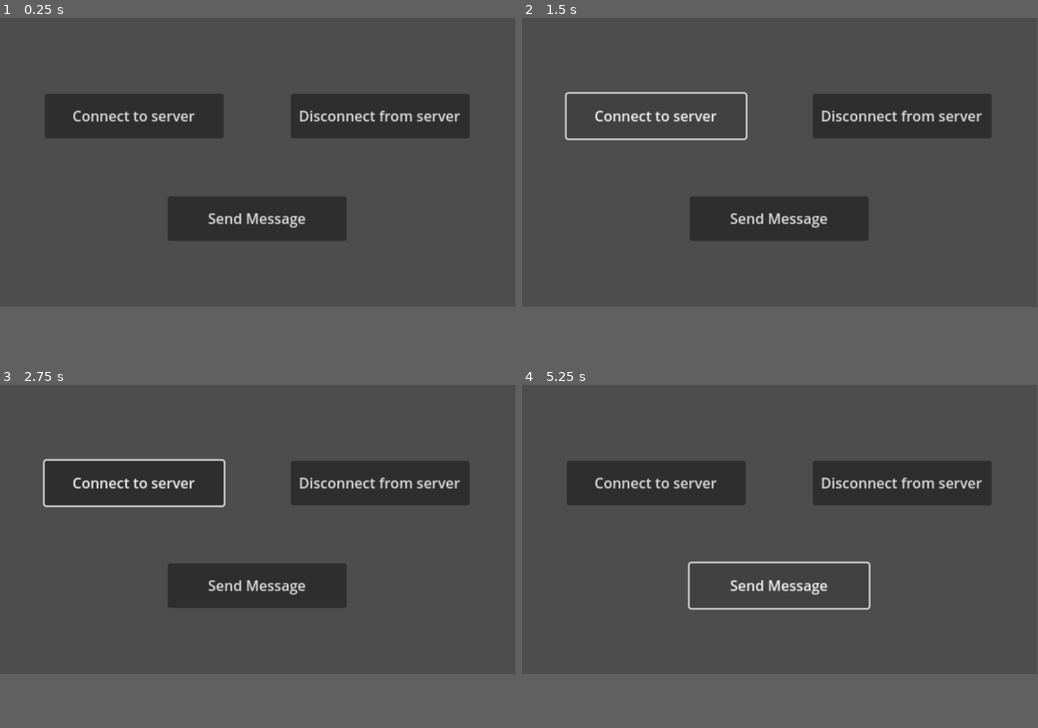
Above: before the commit, frames 1-4 (two rows, left to right).
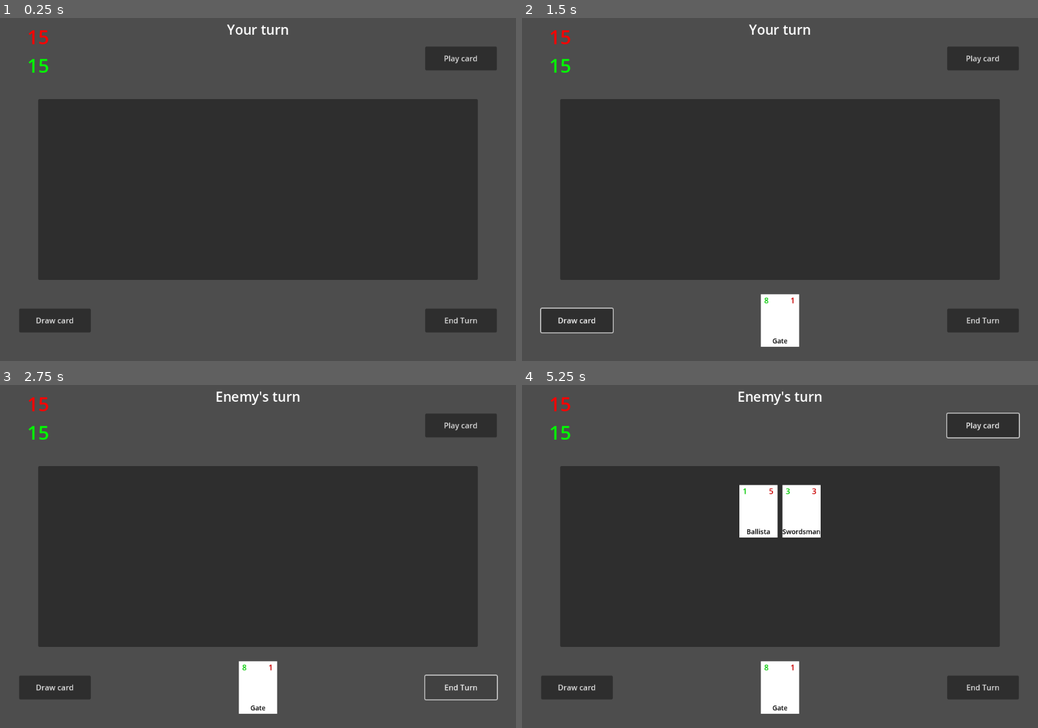
Above: after the commit, the same moments.

Repository: niki122121/GodotBackEnd
Game: Godot game, scene res://game_match.tscn
Two runs of this game, one before a commit and one after it. Both use one fixed random seed, a clock stepped at 60 frames per second and the inputs below. Before the commit the project starts from res://control.tscn.
Inputs (mouse positions are in pixels of both pictures, inside the frame that each line leads up to):
- Up to frame 1 (0.25 s): no input
- Up to frame 2 (1.5 s): click (578, 271) at 0.5 s, where only the run after the commit has a clickable "Draw card"; click (656, 117) at 1.25 s, where only the run before the commit has a clickable "Connect to server"
- Up to frame 3 (2.75 s): click (459, 638) at 2 s, where only the run after the commit has a clickable "End Turn"
- Up to frame 4 (5.25 s): click (903, 484) at 2.75 s, where only the run before the commit has a clickable "Disconnect from server"; click (981, 419) at 3.5 s, where only the run after the commit has a clickable "Play card"; click (981, 419) at 4.25 s, where only the run after the commit has a clickable "Play card"; click (780, 587) at 5 s, where only the run before the commit has a clickable "Send Message"
In our replay, the window is 799x449 before the commit and 800x533 after it. These sizes can differ from the game's own. Grey fills any space a smaller window leaves; there, only what the larger window draws over its background counts as a difference.

The runs differ from the first frame. In frame 1, 38% of the frame differs, in the area x 3-97%, y 1-92%; in frame 2, 39%; in frame 3, 38%; in frame 4, 39%, in the area x 3-97%, y 1-96%.

Commit message:
Base product

Diff:
--- /dev/null
+++ b/Client/card_movement.gd
@@ -0,0 +1,54 @@
+extends Control
+
+
+var _clickable = true
+var _is_held = false
+var _over_battlefield = false
+var _original_position: Vector2
+var _mouse_offset: Vector2
+var _play_left_side = false
+
+
+func _on_gui_input(event: InputEvent) -> void:
+	if _clickable:
+		if event is InputEventMouseButton:
+			if event.button_index == MOUSE_BUTTON_LEFT:
+				if not _is_held and event.pressed:
+					card_clicked()
+				elif _is_held and not event.pressed:
+					card_released()
+
+		if event is InputEventMouseMotion and _is_held:
+			global_position = get_global_mouse_position() - _mouse_offset
+
+
+func card_clicked() -> void:
+	_is_held = true
+	_original_position = global_position
+	_mouse_offset = get_global_mouse_position() - global_position
+	#print("pressed")
+
+
+func card_released() -> void:
+	_is_held = false
+	if _over_battlefield:
+		#print("battle")
+		reparent($"../../PlayerBoard")
+		if _play_left_side:
+			get_parent().move_child(self, 0)
+		_clickable = false
+	else:
+		global_position = _original_position
+	#print("released")
+
+
+func _on_area_entered(area: Area2D) -> void:
+	_over_battlefield = true
+	if area.get_name() == "BattlefieldLeft":
+		_play_left_side = true
+	if area.get_name() == "BattlefieldRight":
+		_play_left_side = false
+
+
+func _on_area_exited(_area: Area2D) -> void:
+	_over_battlefield = false
--- /dev/null
+++ b/Client/card_object.tscn
@@ -0,0 +1,76 @@
+[gd_scene load_steps=4 format=3 uid="uid://b2d6b82tf77sq"]
+
+[ext_resource type="Script" uid="uid://btxf4gtbihfrw" path="res://card_movement.gd" id="1_vkm0a"]
+[ext_resource type="Script" uid="uid://ci4w0m6ssqnv4" path="res://card_stats.gd" id="2_v8pv7"]
+
+[sub_resource type="RectangleShape2D" id="RectangleShape2D_fm1tr"]
+size = Vector2(80, 110)
+
+[node name="CardObject" type="Control"]
+custom_minimum_size = Vector2(80, 110)
+layout_mode = 3
+anchors_preset = 0
+offset_right = 80.0
+offset_bottom = 110.0
+script = ExtResource("1_vkm0a")
+
+[node name="CardStats" type="Node" parent="."]
+script = ExtResource("2_v8pv7")
+
+[node name="ColorRect" type="ColorRect" parent="."]
+layout_mode = 1
+anchors_preset = 15
+anchor_right = 1.0
+anchor_bottom = 1.0
+grow_horizontal = 2
+grow_vertical = 2
+mouse_filter = 2
+
+[node name="Area2D" type="Area2D" parent="."]
+collision_mask = 2
+monitorable = false
+
+[node name="CollisionShape2D" type="CollisionShape2D" parent="Area2D"]
+position = Vector2(40, 55)
+shape = SubResource("RectangleShape2D_fm1tr")
+
+[node name="Health" type="Label" parent="."]
+layout_mode = 1
+offset_right = 25.0
+offset_bottom = 25.0
+theme_override_colors/font_color = Color(0, 0.7885199, 0, 1)
+text = "0"
+horizontal_alignment = 1
+vertical_alignment = 1
+
+[node name="Attack" type="Label" parent="."]
+layout_mode = 1
+anchors_preset = 1
+anchor_left = 1.0
+anchor_right = 1.0
+offset_left = -25.0
+offset_bottom = 25.0
+grow_horizontal = 0
+theme_override_colors/font_color = Color(0.7882353, 0, 0, 1)
+text = "0"
+horizontal_alignment = 1
+vertical_alignment = 1
+
+[node name="Title" type="Label" parent="."]
+layout_mode = 1
+anchors_preset = 12
+anchor_top = 1.0
+anchor_right = 1.0
+anchor_bottom = 1.0
+offset_top = -23.0
+grow_horizontal = 2
+grow_vertical = 0
+theme_override_colors/font_color = Color(0, 0, 0, 1)
+theme_override_font_sizes/font_size = 14
+text = "Generic"
+horizontal_alignment = 1
+vertical_alignment = 1
+
+[connection signal="gui_input" from="." to="." method="_on_gui_input"]
+[connection signal="area_entered" from="Area2D" to="." method="_on_area_entered"]
+[connection signal="area_exited" from="Area2D" to="." method="_on_area_exited"]
--- /dev/null
+++ b/Client/card_stats.gd
@@ -0,0 +1,25 @@
+extends Node
+
+class_name CardStats
+
+
+@export var health: int = 0
+@export var attack: int = 0
+@export var title: String = "Generic"
+
+@onready var health_label: Label = $"../Health"
+@onready var attack_label: Label = $"../Attack"
+@onready var title_label: Label = $"../Title"
+
+
+func _ready() -> void:
+	health_label.text = str(health)
+	attack_label.text = str(attack)
+	title_label.text = title
+
+
+
+func change_health(amount) -> void:
+	health += amount
+	health = clamp(health, 0, 99)
+	health_label.text = str(health)
--- /dev/null
+++ b/Client/cards/test_card_1.tscn
@@ -0,0 +1,10 @@
+[gd_scene load_steps=2 format=3 uid="uid://cvnbjk2yjy5yw"]
+
+[ext_resource type="PackedScene" uid="uid://b2d6b82tf77sq" path="res://card_object.tscn" id="1_1hajh"]
+
+[node name="CardObject" instance=ExtResource("1_1hajh")]
+
+[node name="CardStats" parent="." index="0"]
+health = 3
+attack = 3
+title = "Swordsman"
--- /dev/null
+++ b/Client/cards/test_card_2.tscn
@@ -0,0 +1,10 @@
+[gd_scene load_steps=2 format=3 uid="uid://3b0fjbrmx1hu"]
+
+[ext_resource type="PackedScene" uid="uid://b2d6b82tf77sq" path="res://card_object.tscn" id="1_hllrb"]
+
+[node name="CardObject" instance=ExtResource("1_hllrb")]
+
+[node name="CardStats" parent="." index="0"]
+health = 8
+attack = 1
+title = "Gate"
--- /dev/null
+++ b/Client/cards/test_card_3.tscn
@@ -0,0 +1,10 @@
+[gd_scene load_steps=2 format=3 uid="uid://q0svw6ohpu0k"]
+
+[ext_resource type="PackedScene" uid="uid://b2d6b82tf77sq" path="res://card_object.tscn" id="1_o2h6f"]
+
+[node name="CardObject" instance=ExtResource("1_o2h6f")]
+
+[node name="CardStats" parent="." index="0"]
+health = 1
+attack = 5
+title = "Ballista"
--- /dev/null
+++ b/Client/cards/test_card_4.tscn
@@ -0,0 +1,10 @@
+[gd_scene load_steps=2 format=3 uid="uid://cp15k2qlmnttp"]
+
+[ext_resource type="PackedScene" uid="uid://b2d6b82tf77sq" path="res://card_object.tscn" id="1_odym6"]
+
+[node name="CardObject" instance=ExtResource("1_odym6")]
+
+[node name="CardStats" parent="." index="0"]
+health = 4
+attack = 2
+title = "Spearman"
--- a/Client/client.gd
+++ b/Client/client.gd
@@ -7,35 +7,37 @@
 
 var _status: int = 0
 var _stream: StreamPeerTCP = StreamPeerTCP.new()
-
+var _secureStream: StreamPeerTLS = StreamPeerTLS.new()
+var _trusted_certificate: X509Certificate = X509Certificate.new()
+var _tls_options: TLSOptions
 func _ready() -> void:
-	#_status = _stream.get_status()
-	#print(_status)
-	pass
+	_trusted_certificate.load("C:/Users/Gonza/Desktop/Curro/SSH/realmweaver.etsii.urjc.es.pem")
+	_tls_options = TLSOptions.client(_trusted_certificate)
 
 func _process(_delta: float) -> void:
-	var new_status: int = _stream.get_status()
+	var new_status: int = _secureStream.get_status()
 	if new_status != _status:
 		_status = new_status
 		print("New status: ", _status)
 		match _status:
-			_stream.STATUS_NONE:
+			_secureStream.STATUS_DISCONNECTED:
 				print("Disconnected from host.")
 				disconnected.emit()
-			_stream.STATUS_CONNECTING:
-				print("Connecting to host.")
-			_stream.STATUS_CONNECTED:
+			_secureStream.STATUS_CONNECTED:
 				print("Connected to host.")
 				connected.emit()
-			_stream.STATUS_ERROR:
+			_secureStream.STATUS_ERROR:
 				print("Error with socket stream.")
 				error.emit()
+			_secureStream.STATUS_ERROR_HOSTNAME_MISMATCH:
+				print("Error Hostname Mismatch.")
+				error.emit()
 
-	if _status == _stream.STATUS_CONNECTED:
+	if _status == _secureStream.STATUS_CONNECTED:
 		var available_bytes: int = _stream.get_available_bytes()
 		if available_bytes > 0:
-			#print("available bytes: ", available_bytes)
-			var data: Array = _stream.get_partial_data(available_bytes)
+			print("available bytes: ", available_bytes)
+			var data: Array = _secureStream.get_partial_data(available_bytes)
 			# Check for read error.
 			if data[0] != OK:
 				print("Error getting data from stream: ", data[0])
@@ -47,26 +49,41 @@
 func connect_to_host(host: String, port: int) -> void:
 	print("Connecting to %s:%d" % [host, port])
 	# Reset status so we can tell if it changes to error again.
-	_status = _stream.STATUS_NONE
-	if _stream.connect_to_host(host, port) != OK:
-		print("Error connecting to host.")
+	_status = _secureStream.STATUS_DISCONNECTED
+	_stream.connect_to_host(host, port)
+	_stream.poll()
+	while _stream.get_status() != 2: #and cycles/timer (to prevent softlock)
+		_stream.poll()
+	print("connecting via TLS")
+	if _secureStream.connect_to_stream(_stream, "realmweaver.etsii.urjc.es", _tls_options) != OK:
+	#if _stream.connect_to_host(host, port) != OK:
+		print("Error connecting to host")
 		error.emit()
 	else:
-		_stream.poll()
-		#print("Connected to ", _stream.get_connected_host(), ":", _stream.get_connected_port(), " with status ", _stream.get_status())
-		if _stream.get_status() == 2:
+		var test = 0
+		_secureStream.poll()
+		while _secureStream.get_status() != 2 and test < 100000:
+			_secureStream.poll()
+			#test += 1
+			#if test % 100 == 0:
+				#print("Cycle ", test, "; status = ", _secureStream.get_status())
+		if _secureStream.get_status() == 2:
 			connected.emit()
+		else:
+			print("ERROR: Can not connect to server, reason unknown.")
+			error.emit();
 
 func disconnect_from_host() -> void:
 	print("Ending connection.")
+	_secureStream.disconnect_from_stream()
 	_stream.disconnect_from_host()
 	disconnected.emit()
 
 func send(data: PackedByteArray) -> bool:
-	if _status != _stream.STATUS_CONNECTED:
+	if _status != _secureStream.STATUS_CONNECTED:
 		print("Error: Stream is not currently connected.")
 		return false
-	var message: int = _stream.put_data(data)
+	var message: int = _secureStream.put_data(data)
 	if message != OK:
 		print("Error writing to stream: ", message)
 		return false
--- a/Client/control.tscn
+++ b/Client/debug_server.tscn
@@ -1,8 +1,8 @@
-[gd_scene load_steps=2 format=3 uid="uid://c421gsy5c3qk0"]
+[gd_scene load_steps=2 format=3 uid="uid://bhv4w228qhbqk"]
 
-[ext_resource type="Script" uid="uid://dsrtk5nsjf4yo" path="res://handler.gd" id="1_0fbet"]
+[ext_resource type="Script" uid="uid://dsrtk5nsjf4yo" path="res://handler.gd" id="1_7l2a2"]
 
-[node name="Control" type="Control"]
+[node name="DebugServer" type="Control"]
 layout_mode = 3
 anchors_preset = 15
 anchor_right = 1.0
@@ -12,10 +12,10 @@
 
 [node name="SendMessageButton" type="Button" parent="."]
 layout_mode = 0
-offset_left = 375.0
-offset_top = 400.0
-offset_right = 575.0
-offset_bottom = 450.0
+offset_left = 340.0
+offset_top = 485.0
+offset_right = 540.0
+offset_bottom = 535.0
 scale = Vector2(2, 2)
 text = "Send Message"
 
@@ -37,10 +37,8 @@
 scale = Vector2(2, 2)
 text = "Disconnect from server"
 
-[node name="Client" type="Node" parent="."]
-
 [node name="Handler" type="Node" parent="."]
-script = ExtResource("1_0fbet")
+script = ExtResource("1_7l2a2")
 
 [connection signal="pressed" from="SendMessageButton" to="Handler" method="_on_send_message_button_pressed"]
 [connection signal="pressed" from="ConnectButton" to="Handler" method="_on_connect_button_pressed"]
--- /dev/null
+++ b/Client/game_logic.gd
@@ -0,0 +1,150 @@
+extends Node
+
+const DECK_SIZE = 20
+const INITIAL_HEALTH = 15
+const MAX_BOARD = 8
+const MAX_HAND = 7
+const BURN_DAMAGE = 1
+
+@onready var _player_hand = $"../CanvasLayer/PlayerHand"
+@onready var _player_board = $"../CanvasLayer/PlayerBoard"
+@onready var _enemy_hand = $"../CanvasLayer/EnemyHand"
+@onready var _enemy_board = $"../CanvasLayer/EnemyBoard"
+
+@onready var _player_health_label = $"../CanvasLayer/PlayerHealthLabel"
+@onready var _enemy_health_label = $"../CanvasLayer/EnemyHealthLabel"
+@onready var _turn_label = $"../CanvasLayer/TurnLabel"
+
+var _cards = [
+	preload("res://cards/test_card_1.tscn"),
+	preload("res://cards/test_card_2.tscn"),
+	preload("res://cards/test_card_3.tscn"),
+	preload("res://cards/test_card_4.tscn"),
+]
+
+var _is_player_turn = true
+var _cards_on_hand = 0
+var _player_health = INITIAL_HEALTH
+var _enemy_health = INITIAL_HEALTH
+var _player_deck: Array
+var _enemy_deck: Array
+
+
+func _ready() -> void:
+	update_turn_label()
+	_player_health_label.text = str(_player_health)
+	_enemy_health_label.text = str(_enemy_health)
+	for i in range(DECK_SIZE):
+		#5 of each test card for each deck
+		_player_deck.append((_cards[i % 4] as PackedScene).instantiate())
+		_enemy_deck.append((_cards[i % 4] as PackedScene).instantiate())
+	_player_deck.shuffle()
+	_enemy_deck.shuffle()
+
+
+func update_turn_label() -> void:
+	if _is_player_turn:
+		_turn_label.text = "Your turn"
+	else:
+		_turn_label.text = "Enemy's turn"
+
+
+func card_battle(attacker: CardStats, defender: CardStats) -> void:
+	defender.change_health(-attacker.attack)
+	attacker.change_health(-defender.attack)
+	print(attacker.title, " attacked ", defender.title, ", leaving them with ", attacker.health, " and ", defender.health, " health each")
+
+	if defender.health <= 0:
+		print(defender.title, " was killed in combat!")
+		defender.get_parent().free()
+
+	if attacker.health <= 0:
+		print(attacker.title, " died in combat!")
+		attacker.get_parent().free()
+
+
+func face_battle(attacker: CardStats) -> void:
+	if _is_player_turn:
+		_enemy_health -= attacker.attack
+		_enemy_health_label.text = str(_enemy_health)
+		print(attacker.title, " has hit the opponent, leaving them with ", _enemy_health, " health!")
+	else:
+		_player_health -= attacker.attack
+		_player_health_label.text = str(_player_health)
+		print(attacker.title, " has hit you, leaving you with ", _player_health, " health!")
+
+
+func _on_player_draw_button_pressed() -> void:
+	_cards_on_hand = _player_hand.get_child_count()
+	if _player_deck.size() > 0:
+		if _cards_on_hand < MAX_HAND:
+			var new_card = _player_deck.pop_back()
+			_player_hand.add_child(new_card)
+	else:
+		print("Your deck is empty! You take burn damage")
+		_player_health -= BURN_DAMAGE
+		_player_health_label.text = str(_player_health)
+
+
+func _on_enemy_draw_button_pressed() -> void:
+	pass
+
+
+func _on_enemy_play_button_pressed() -> void:
+	if _enemy_deck.size() > 0:
+		var new_card = _enemy_deck.pop_back()
+		_enemy_board.add_child(new_card)
+	else:
+		print("The enemy deck is empty! They take burn damage")
+		_enemy_health -= BURN_DAMAGE
+		_enemy_health_label.text = str(_enemy_health)
+
+
+func _on_end_turn_button_pressed() -> void:
+	if _is_player_turn:
+		print("Beggining player combat phase...")
+		var player_cards = _player_board.get_children()
+		for i in player_cards.size():
+			var attacker = player_cards[i].find_child("CardStats")
+			var enemy_cards = _enemy_board.get_children()
+			print(attacker.title, " has been activated")
+			if enemy_cards.size() > 0:
+				var defender
+				var card_position = attacker.get_parent().position
+				#Attack closest card on the left
+				for j in enemy_cards.size():
+					if enemy_cards[j].position <= card_position:
+						defender = enemy_cards[j].find_child("CardStats")
+				if defender == null:
+					defender = enemy_cards[0].find_child("CardStats")
+				card_battle(attacker, defender)
+			else:
+				face_battle(attacker)
+		if _enemy_health <= 0:
+			print("Game over! The player wins!")
+
+	else:
+		print("Beggining enemy combat phase...")
+		var enemy_cards = _enemy_board.get_children()
+		for i in enemy_cards.size():
+			var attacker = enemy_cards[i].find_child("CardStats")
+			var player_cards = _player_board.get_children()
+			print(attacker.title, " has been activated")
+			if player_cards.size() > 0:
+				var defender
+				var card_position = attacker.get_parent().position
+				#Attack closest card on the left
+				for j in player_cards.size():
+					if player_cards[j].position <= card_position:
+						defender = player_cards[j].find_child("CardStats")
+				if defender == null:
+					defender = player_cards[0].find_child("CardStats")
+				card_battle(attacker, defender)
+			else:
+				face_battle(attacker)
+		if _player_health <= 0:
+			print("Game over! The enemy wins!")
+
+	_is_player_turn = not _is_player_turn
+	update_turn_label()
+	print("\n")
--- /dev/null
+++ b/Client/game_match.tscn
@@ -0,0 +1,169 @@
+[gd_scene load_steps=3 format=3 uid="uid://btcvbp36xu15n"]
+
+[ext_resource type="Script" uid="uid://5u6mk00126g3" path="res://game_logic.gd" id="2_4ptv0"]
+
+[sub_resource type="RectangleShape2D" id="RectangleShape2D_ioh0y"]
+size = Vector2(380, 270)
+
+[node name="GameMatch" type="Node2D"]
+
+[node name="Battlefield" type="PanelContainer" parent="."]
+offset_left = 80.0
+offset_top = 170.0
+offset_right = 1000.0
+offset_bottom = 550.0
+
+[node name="BattlefieldLeft" type="Area2D" parent="Battlefield"]
+collision_layer = 2
+
+[node name="CollisionShape2D" type="CollisionShape2D" parent="Battlefield/BattlefieldLeft"]
+position = Vector2(230, 190)
+shape = SubResource("RectangleShape2D_ioh0y")
+
+[node name="BattlefieldRight" type="Area2D" parent="Battlefield"]
+collision_layer = 2
+
+[node name="CollisionShape2D" type="CollisionShape2D" parent="Battlefield/BattlefieldRight"]
+position = Vector2(690, 190)
+shape = SubResource("RectangleShape2D_ioh0y")
+
+[node name="CanvasLayer" type="CanvasLayer" parent="." groups=["cards_ui"]]
+
+[node name="PlayerHand" type="HBoxContainer" parent="CanvasLayer"]
+anchors_preset = 7
+anchor_left = 0.5
+anchor_top = 1.0
+anchor_right = 0.5
+anchor_bottom = 1.0
+offset_left = -325.0
+offset_top = -140.0
+offset_right = 325.0
+offset_bottom = -30.0
+grow_horizontal = 2
+grow_vertical = 0
+theme_override_constants/separation = 10
+alignment = 1
+
+[node name="PlayerBoard" type="HBoxContainer" parent="CanvasLayer"]
+anchors_preset = 7
+anchor_left = 0.5
+anchor_top = 1.0
+anchor_right = 0.5
+anchor_bottom = 1.0
+offset_left = -325.0
+offset_top = -320.0
+offset_right = 325.0
+offset_bottom = -210.0
+grow_horizontal = 2
+grow_vertical = 0
+theme_override_constants/separation = 10
+alignment = 1
+
+[node name="EnemyHand" type="HBoxContainer" parent="CanvasLayer"]
+anchors_preset = 5
+anchor_left = 0.5
+anchor_right = 0.5
+offset_left = -325.0
+offset_top = 30.0
+offset_right = 325.0
+offset_bottom = 140.0
+grow_horizontal = 2
+theme_override_constants/separation = 10
+alignment = 1
+
+[node name="EnemyBoard" type="HBoxContainer" parent="CanvasLayer"]
+anchors_preset = 5
+anchor_left = 0.5
+anchor_right = 0.5
+offset_left = -325.0
+offset_top = 210.0
+offset_right = 325.0
+offset_bottom = 320.0
+grow_horizontal = 2
+theme_override_constants/separation = 10
+alignment = 1
+
+[node name="PlayerDrawButton" type="Button" parent="CanvasLayer"]
+anchors_preset = 2
+anchor_top = 1.0
+anchor_bottom = 1.0
+offset_left = 40.0
+offset_top = -110.0
+offset_right = 190.0
+offset_bottom = -60.0
+grow_vertical = 0
+text = "Draw card"
+
+[node name="EndTurnButton" type="Button" parent="CanvasLayer"]
+anchors_preset = 2
+anchor_top = 1.0
+anchor_bottom = 1.0
+offset_left = 890.0
+offset_top = -110.0
+offset_right = 1040.0
+offset_bottom = -60.0
+grow_vertical = 0
+text = "End Turn"
+
+[node name="EnemyDrawButton" type="Button" parent="CanvasLayer"]
+visible = false
+anchors_preset = 2
+anchor_top = 1.0
+anchor_bottom = 1.0
+offset_left = 40.0
+offset_top = -660.0
+offset_right = 190.0
+offset_bottom = -610.0
+grow_vertical = 0
+text = "Draw card"
+
+[node name="EnemyPlayButton" type="Button" parent="CanvasLayer"]
+anchors_preset = 2
+anchor_top = 1.0
+anchor_bottom = 1.0
+offset_left = 890.0
+offset_top = -660.0
+offset_right = 1040.0
+offset_bottom = -610.0
+grow_vertical = 0
+text = "Play card"
+
+[node name="EnemyHealthLabel" type="Label" parent="CanvasLayer"]
+offset_left = 30.0
+offset_top = 10.0
+offset_right = 130.0
+offset_bottom = 70.0
+theme_override_colors/font_color = Color(1, 0, 0, 1)
+theme_override_font_sizes/font_size = 40
+horizontal_alignment = 1
+vertical_alignment = 1
+
+[node name="PlayerHealthLabel" type="Label" parent="CanvasLayer"]
+offset_left = 30.0
+offset_top = 70.0
+offset_right = 130.0
+offset_bottom = 130.0
+theme_override_colors/font_color = Color(0, 1, 0, 1)
+theme_override_font_sizes/font_size = 40
+horizontal_alignment = 1
+vertical_alignment = 1
+
+[node name="TurnLabel" type="Label" parent="CanvasLayer"]
+anchors_preset = 5
+anchor_left = 0.5
+anchor_right = 0.5
+offset_left = -100.0
+offset_right = 100.0
+offset_bottom = 50.0
+grow_horizontal = 2
+theme_override_font_sizes/font_size = 28
+horizontal_alignment = 1
+vertical_alignment = 1
+
+[node name="GameLogic" type="Node" parent="."]
+script = ExtResource("2_4ptv0")
+
+[connection signal="pressed" from="CanvasLayer/PlayerDrawButton" to="GameLogic" method="_on_player_draw_button_pressed"]
+[connection signal="pressed" from="CanvasLayer/EndTurnButton" to="GameLogic" method="_on_end_turn_button_pressed"]
+[connection signal="pressed" from="CanvasLayer/EnemyDrawButton" to="GameLogic" method="_on_enemy_draw_button_pressed"]
+[connection signal="pressed" from="CanvasLayer/EnemyPlayButton" to="GameLogic" method="_on_enemy_play_button_pressed"]
--- a/Client/handler.gd
+++ b/Client/handler.gd
@@ -1,8 +1,8 @@
 extends Node
 
-const HOST: String = "127.0.0.1"
-const PORT: int = 6664
-const RECONNECT_TIMEOUT: float = 3.0
+const HOST: String = "193.147.60.26"
+const PORT: int = 443
+const RECONNECT_TIMEOUT: float = 5.0
 
 const Client = preload("res://client.gd")
 var _client: Client = Client.new()
@@ -13,7 +13,7 @@
 	_client.error.connect(_handle_client_error)
 	_client.receivedData.connect(_handle_server_data)
 	add_child(_client)
-	_client.connect_to_host(HOST, PORT)
+	#_client.connect_to_host(HOST, PORT)
 
 func _connect_after_timeout(timeout: float) -> void:
 	await get_tree().create_timer(timeout).timeout # Delay for timeout
@@ -36,7 +36,7 @@
 
 func _handle_client_error() -> void:
 	print("Client error.")
-	_connect_after_timeout(RECONNECT_TIMEOUT) # Try to reconnect after 3 seconds
+	#_connect_after_timeout(RECONNECT_TIMEOUT) # Try to reconnect after 3 seconds
 
 func _on_send_message_button_pressed() -> void:
 	var bytes: PackedByteArray = [104, 101, 108, 108, 111] # Bytes for "hello" in ASCII
--- a/Client/project.godot
+++ b/Client/project.godot
@@ -11,6 +11,11 @@
 [application]
 
 config/name="TCP-Client"
-run/main_scene="uid://c421gsy5c3qk0"
+run/main_scene="uid://btcvbp36xu15n"
 config/features=PackedStringArray("4.5", "Forward Plus")
 config/icon="res://icon.svg"
+
+[display]
+
+window/size/viewport_width=1080
+window/size/viewport_height=720
Not shown, added: Client/card_movement.gd.uid
Not shown, added: Client/card_stats.gd.uid
Not shown, added: Client/game_logic.gd.uid
Not shown, added: Client/d5a0814c-0f69-47dc-9914-4091eeb87bdb.pem
Not shown, added: Client/realmweaver.etsii.urjc.es.pem
Not shown, added: Client/realmweaver.rar
